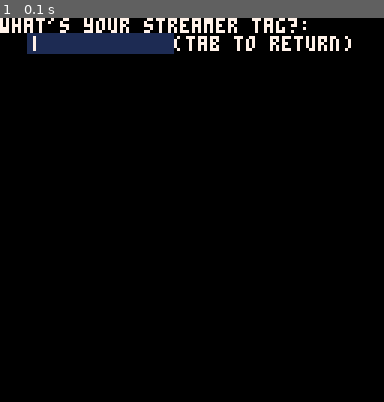
Above: before the commit, frame 1.
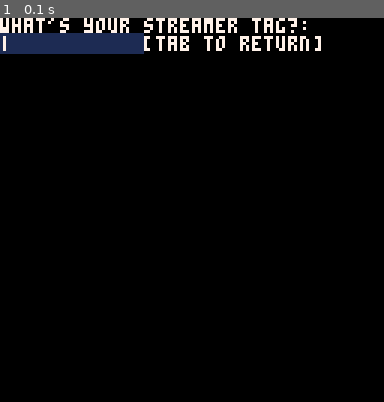
Above: after the commit, the same moment.

Repository: PxPerfectMike/idlejam
Game: PICO-8 cartridge idlejam.p8
The game is run twice, just before and just after one commit, with the same random seed, the same clock (stepped at 60 frames per second) and the same inputs.
Inputs:
- Up to frame 1 (0.1 s): no input

The runs differ from the first frame. In frame 1, 1.7% of the frame differs, in the area x 0-92%, y 3-10%.

Commit message:
improve gameplay feel and incrament global speed slowly for smoother animation

Diff:
--- a/animation.lua
+++ b/animation.lua
@@ -42,8 +42,6 @@
 end
 
 -- all tables spawn by index and must be in the same order to maintain theme consistency
-
--- all tables spawn by index and must be in the same order to maintain theme consistency
 sky_table = {}
 for i = 1, 12 do
     local start_frame = 96
--- a/idlemath.lua
+++ b/idlemath.lua
@@ -101,7 +101,7 @@
 end
 
 function _level:clicked()
-    click_val += cpus * (1 + self.cpu_benefit)
+    click_val += cpus * self.cpu_benefit
     -- the max value a click can have
     local click_max = self.click_threshold * speed_levels
     -- base click value
@@ -110,7 +110,8 @@
         click_val = click_max
     end
 
-    _timers:start('click_decay')
+    _timers:start('start_click_decay')
+    if _timers:is_active('click_decay') then _timers:stop('click_decay') end
 
     -- calculate idle sub chance
     _level_clicked += 1
@@ -131,12 +132,20 @@
     local base_val = (tas_machines <= self.tas_max and tas_machines or self.tas_max) * self.tas_benefit
 
     -- do click decay
+    if _timers:reached_target('start_click_decay') then
+        _timers:start('click_decay')
+        _timers:stop('start_click_decay')
+    end
+
     if _timers:reached_target('click_decay') then
-        click_val -= 1 + self.cpu_benefit
+        click_val -= self.cpu_benefit
     end
 
     if click_val < base_val then
         click_val = base_val
+    end
+
+    if click_val == base_val then
         _timers:stop('click_decay')
     end
 
--- a/main.lua
+++ b/main.lua
@@ -1,9 +1,8 @@
 title_screen = { inited = false }
 game = { inited = false }
-got_name = false
 player_name = ''
 prompt = {
-    start = { x = 10, y = 6 },
+    start = { x = 0, y = 6 },
     len = 12,
     bg_color = 1
 }
@@ -59,6 +58,8 @@
 
 function make_level_timers()
     _timer:new('click_decay', 0, click_decay_interval)
+    _timer:new('start_click_decay', 0, 3.2)
+    _timer:new('change_speed', 0, 0.9)
     _timer:new('update_viewers', 0, 4, 1)
     _timer:new('incrament_viewers', 0.4, 0.4, 0.3)
     _timer:new('donation_time', 0, 20, 5)
@@ -312,7 +313,28 @@
     -- 4
 
     -- set speed values
-    speed = _levels[curr_level]:get_speed_val() + 1
+
+    local level_data = _levels[curr_level]
+
+    local curr_speed = level_data:get_speed_val()
+
+    if click_val != level_data:get_base_val() then
+        _timers:start('change_speed')
+    elseif curr_speed == speed then
+        _timers:stop('change_speed')
+    end
+
+    if _timers:reached_target('change_speed') and curr_speed > speed then
+        speed += 1
+    end
+    if _timers:reached_target('change_speed') and curr_speed < speed then
+        speed -= 1
+    end
+
+    if speed == 0 then
+        speed = 1
+    end
+
     sky_speed = 1.1 ^ (speed - 1) / 20
     -- 3
 
@@ -379,7 +401,6 @@
     else
         if not game.inited then
             game:init()
-
             game.inited = true
         end
         game:update(_dt)
@@ -475,9 +496,9 @@
         prompt.start.x + txt_dim.x * prompt.len - 1, prompt.start.y + txt_dim.y - 1,
         prompt.bg_color
     )
-
-    print('(tab to return)', prompt.start.x + txt_dim.x * prompt.len, prompt.start.y, 7)
     --============================================================================================
+
+    print('[tab to return]', prompt.start.x + txt_dim.x * prompt.len, prompt.start.y, 7)
 
     keyboard_input:draw()
 end
--- a/timers.lua
+++ b/timers.lua
@@ -74,7 +74,7 @@
 
 -- if the timer as reached it's targeted time
 function _timer:reached_target()
-    return self.time >= self.target
+    return self.target != 0 and self.time >= self.target or false
 end
 
 -- if the timer is currently running
